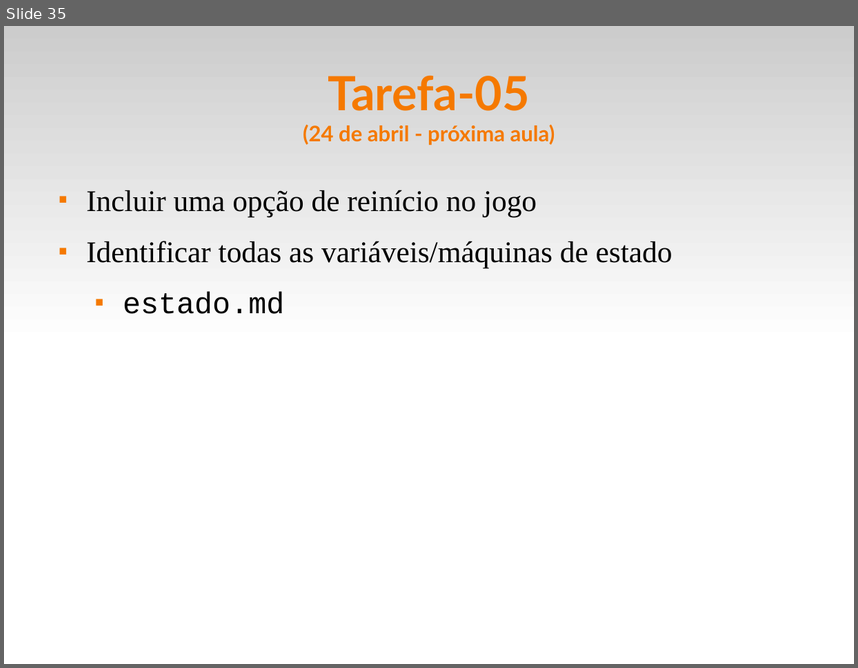
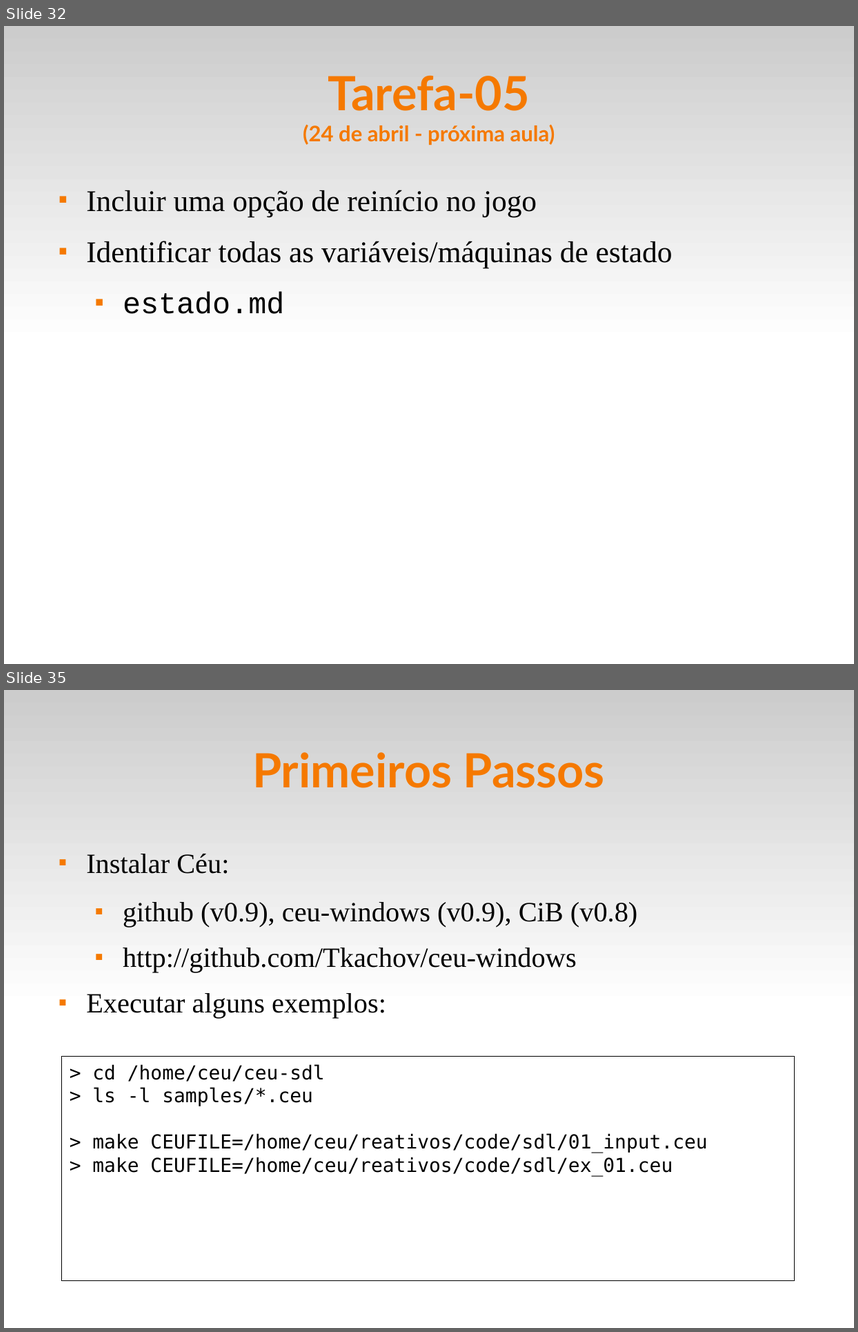
Before and after one commit to fsantanna-uerj/reativos, a slide deck: slides/05_ceu.odp. Shown one above the other, each under a label of ours: slide 35 before the commit, slides 32 and 35 after it; the slides between them are not shown. The pictures are 858x668 and 858x1332 pixels, drawn with LibreOffice and Linux fonts; fonts in the diff are those of the drawing. Boxes give left, top, right and bottom in pixels: in the first picture for what was removed or moved away, otherwise in the second. Text is boxed around its words. In the diff, an @@ line names an element or a change of style, - is before the commit and + after.

```diff
--- a/slides/05_ceu.odp
+++ b/slides/05_ceu.odp
@@ slide 35 added at bbox=[4, 690, 854, 1328], background #FFFFFF; not listed: 1 template element that a slide beside it also shows @@
@@ title added at bbox=[252, 752, 605, 788], 44 pt, text #F57900, bold @@
+Primeiros Passos
@@ text added at bbox=[86, 854, 638, 1018], 26 pt, text #000000 @@
+■ Instalar Céu:
+  ■ github (v0.9), ceu-windows (v0.9), CiB (v0.8)
+  ■ http://github.com/Tkachov/ceu-windows
+■ Executar alguns exemplos:
@@ rectangle added at bbox=[62, 1056, 795, 1281], fill #FFFFFF, outline #000000 0 pt, 18 pt, text #000000 @@
+> cd /home/ceu/ceu-sdl
+> ls -l samples/*.ceu
+> make CEUFILE=/home/ceu/reativos/code/sdl/01_input.ceu
+> make CEUFILE=/home/ceu/reativos/code/sdl/ex_01.ceu
@@ what was slide 35 is now slide 32 @@
```
Also in this commit, not shown: 2 slides changed, 3 other files.
